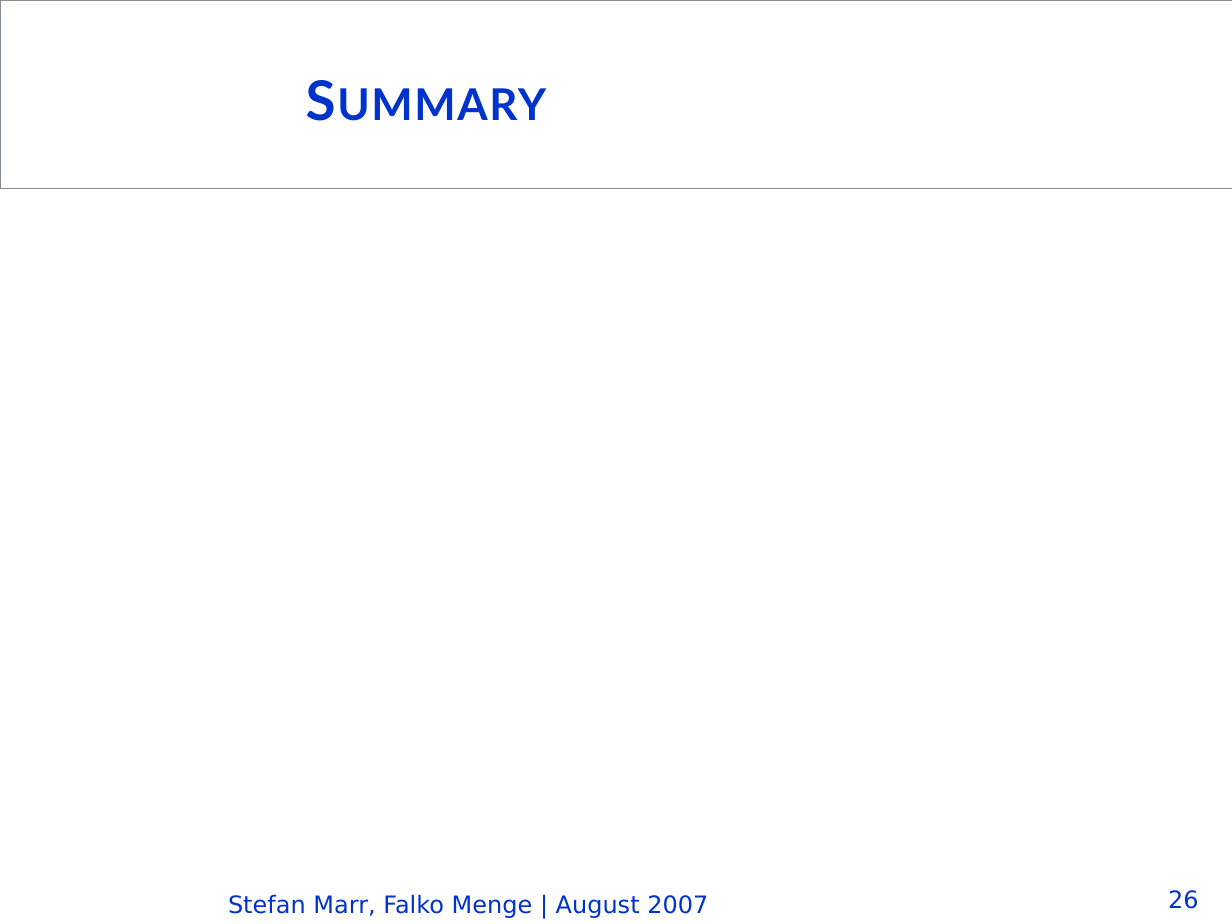
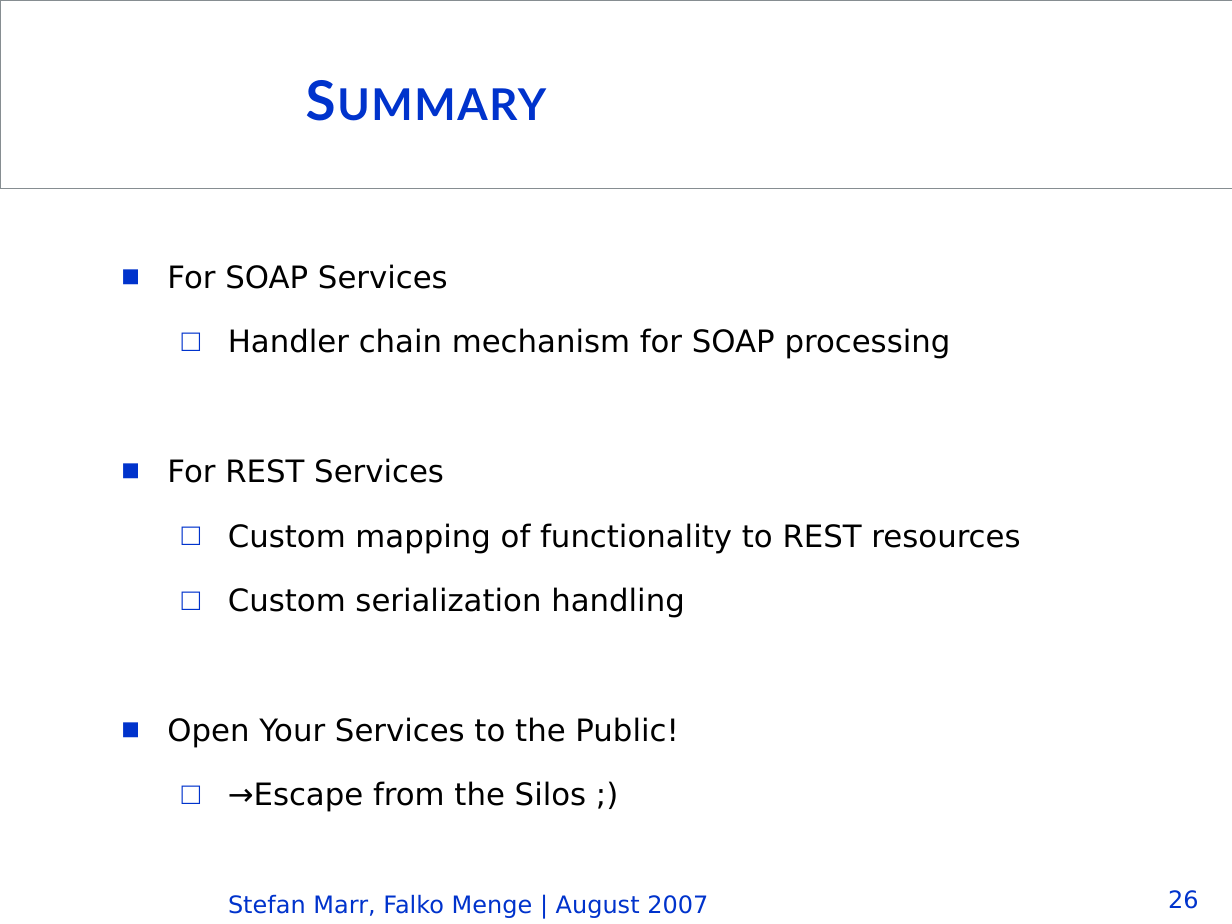
Before and after one commit to Seb35/InstantSVC, a slide deck: slide 26 of doc/presentations/froscon-2007/InstantSVC - FrOSCon 2007.pptx. Drawn at 1232x924 pixels with LibreOffice and Linux fonts; fonts in the diff are those of the drawing; background and template pictures are left out. Boxes give left, top, right and bottom in pixels: in the first picture for what was removed or moved away, otherwise in the second. Text is boxed around its words. In the diff, an @@ line names an element or a change of style, - is before the commit and + after.

```diff
--- a/doc/presentations/froscon-2007/InstantSVC - FrOSCon 2007.pptx
+++ b/doc/presentations/froscon-2007/InstantSVC - FrOSCon 2007.pptx
@@ text added at (167, 264, 1020, 812), 18 pt, text #000000 @@
+  ■ For SOAP Services
+    □ Handler chain mechanism for SOAP processing
+  ■ For REST Services
+    □ Custom mapping of functionality to REST resources
+    □ Custom serialization handling
+  ■ Open Your Services to the Public!
+    □ →Escape from the Silos ;)
```
Also in this commit, not shown: 1 other file.
